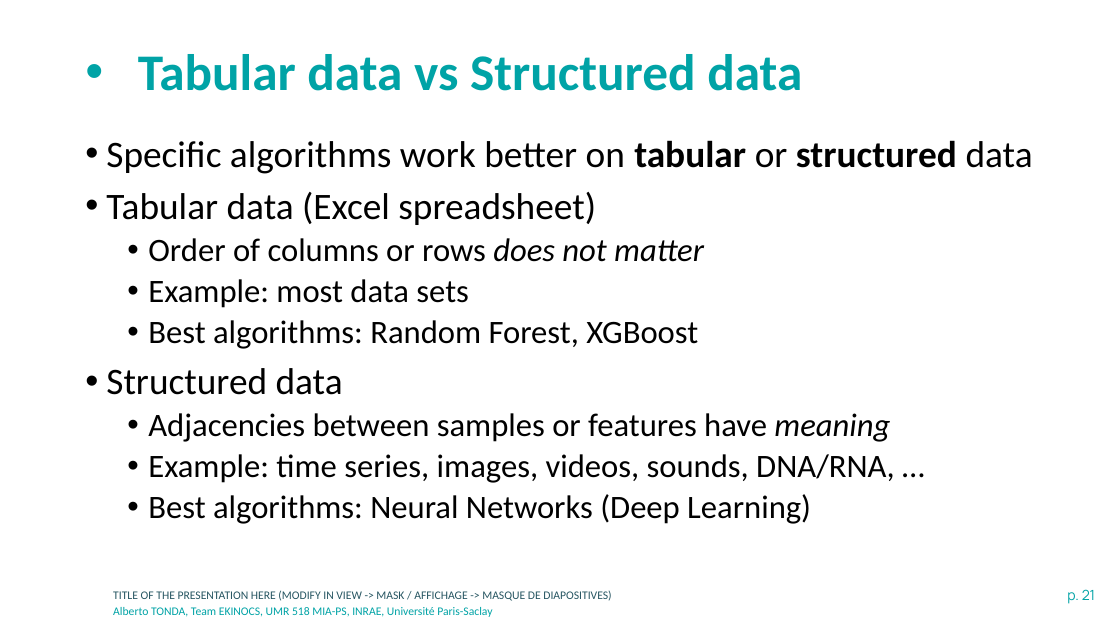
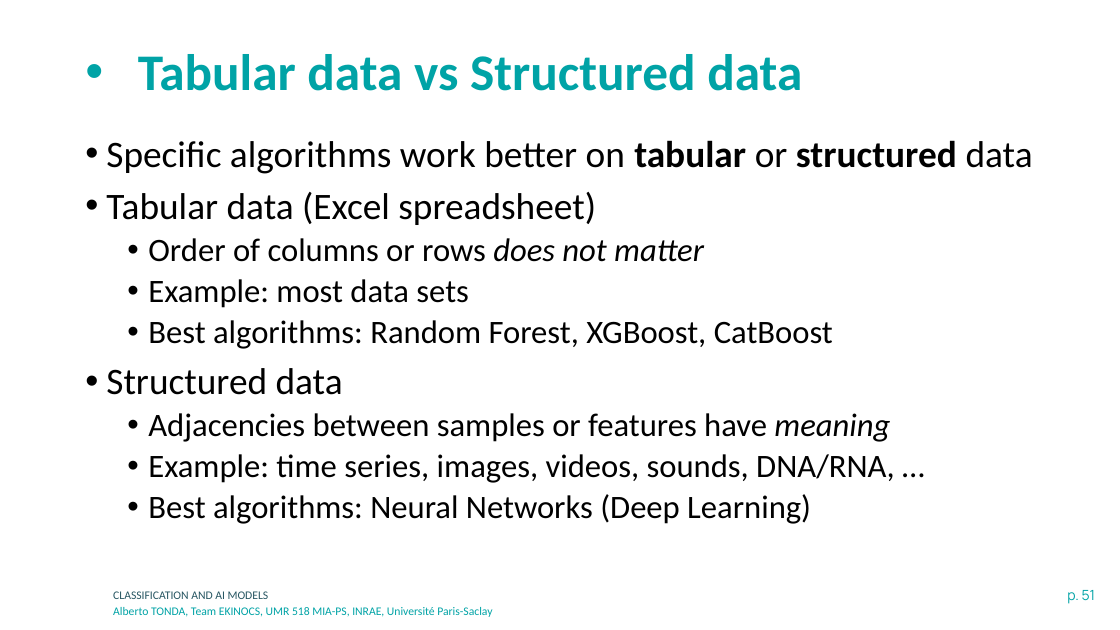
Before and after one commit to albertotonda/teaching, a slide deck: slide 51 of 2024-inrae-model-data-researcher-school/intro-to-machine-learning-models-tonda.pptx (slide 21 before the commit). Drawn at 1120x630 pixels with LibreOffice and Linux fonts; fonts in the diff are those of the drawing; background and template pictures are left out. Boxes give left, top, right and bottom in pixels: in the first picture for what was removed or moved away, otherwise in the second. Text is boxed around its words. In the diff, an @@ line names an element or a change of style, - is before the commit and + after.

```diff
--- a/2024-inrae-model-data-researcher-school/intro-to-machine-learning-models-tonda.pptx
+++ b/2024-inrae-model-data-researcher-school/intro-to-machine-learning-models-tonda.pptx
@@ text at bbox=[148, 320, 833, 349]: text changed @@
-  • Best algorithms: Random Forest, XGBoost
+  • Best algorithms: Random Forest, XGBoost, CatBoost
@@ text at bbox=[113, 591, 269, 599]: text changed @@
-TITLE OF THE PRESENTATION HERE (MODIFY IN VIEW -> MASK / AFFICHAGE -> MASQUE DE DIAPOSITIVES)
+CLASSIFICATION AND AI MODELS
@@ page number at bbox=[1067, 590, 1096, 604]: text changed @@
-p. 21
+p. 51
```
Also in this commit, not shown: 21 other slides changed, 44 slides added, 4 slides removed, 8 other files.
